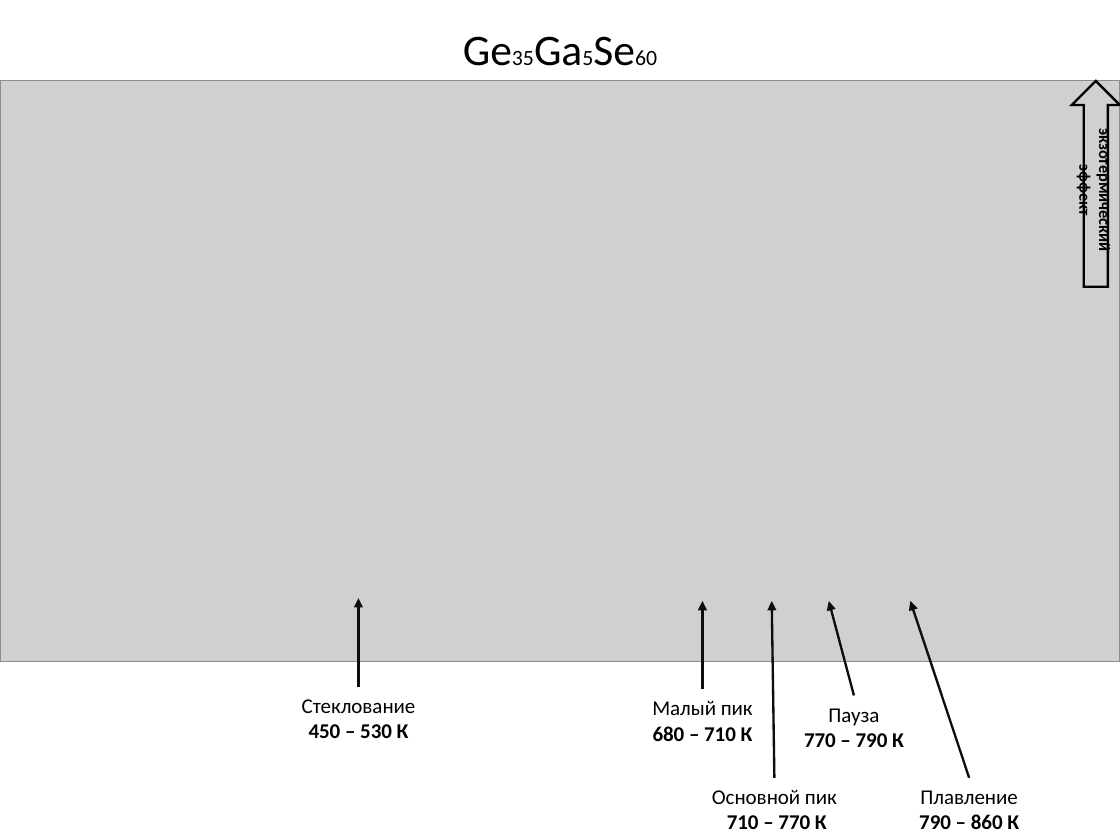
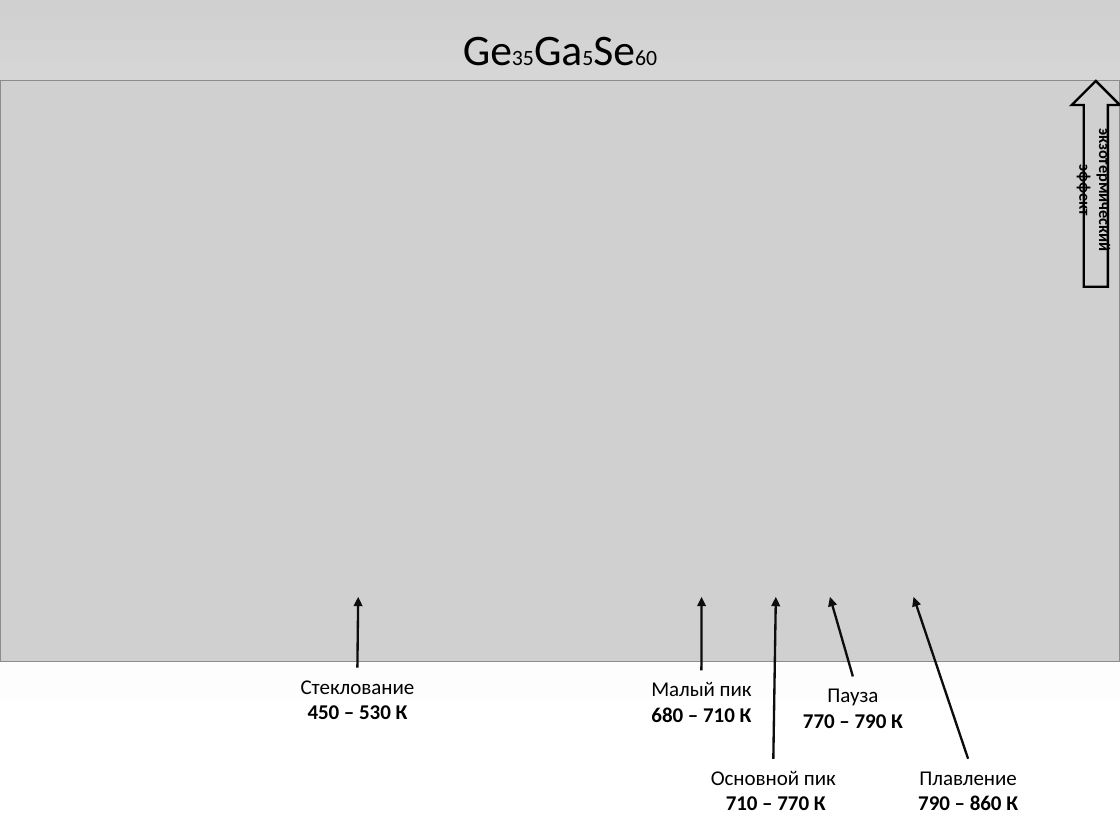
Before and after one commit to EnglishBeach/glass, a slide deck: slide 11 of Презентация.pptx. Drawn at 1120x840 pixels with LibreOffice and Linux fonts; fonts in the diff are those of the drawing; grey boxes stand for pictures. Boxes give left, top, right and bottom in pixels: in the first picture for what was removed or moved away, otherwise in the second. Text is boxed around its words. In the diff, an @@ line names an element or a change of style, - is before the commit and + after.

```diff
--- a/Презентация.pptx
+++ b/Презентация.pptx
@@ background #FFFFFF to gradient #FFFFFF to #FBFBFB to #D1D1D1 @@
@@ arrow moved from (358, 687) - (358, 598) to (357, 668) - (358, 597) @@
@@ arrow moved from (702, 690) - (702, 601) to (701, 671) - (701, 597) @@
@@ arrow moved from (774, 777) - (772, 601) to (773, 758) - (776, 597) @@
@@ arrow moved from (853, 696) - (829, 601) to (853, 676) - (830, 597) @@
@@ arrow moved from (969, 777) - (911, 601) to (968, 758) - (914, 597) @@
@@ 5 texts: place and size @@
-5 texts at [302, 699, 1019, 829]
+5 texts at [301, 680, 1018, 810]
```
Also in this commit, not shown: 8 other slides changed, 4 slides added, 3 slides removed.
